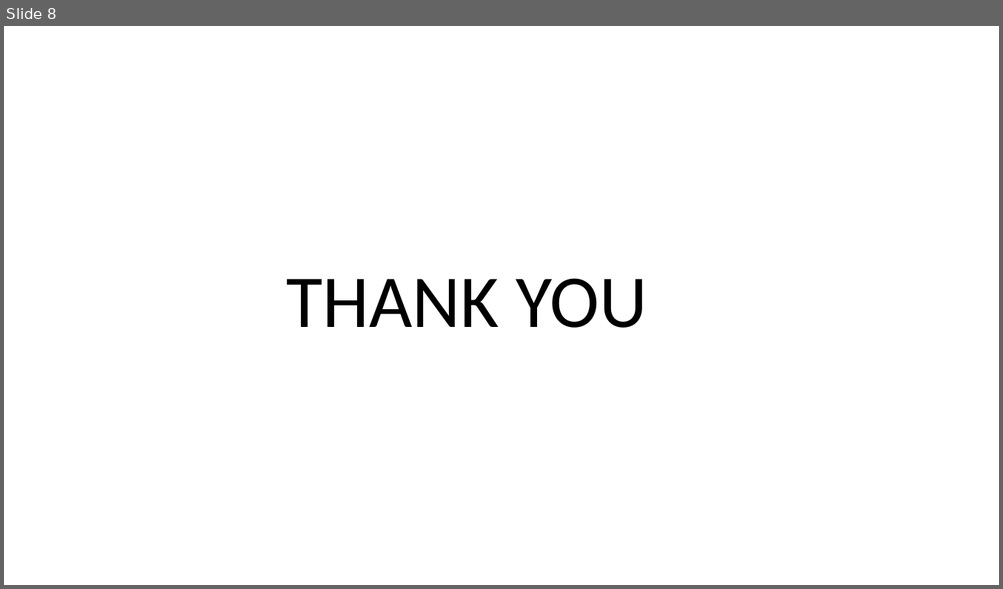
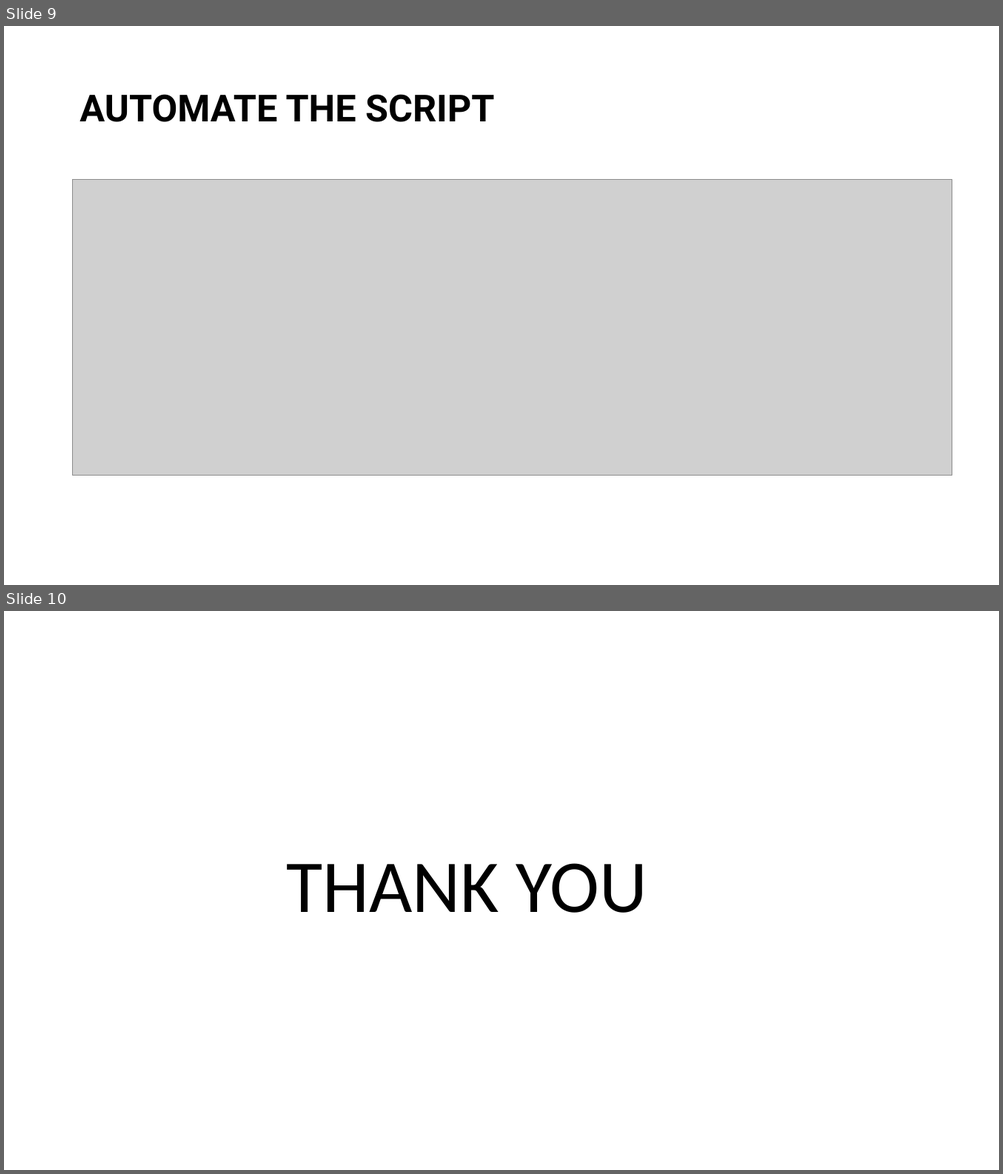
Before and after one commit to Apekshaa2908/Dynamic-Data-Ingestion-and-Storage-in-HDFS-with-Automated-Hive-Integration, a slide deck: Dynamic Data Ingestion and Storage in HDFS.pptx. Shown one above the other, each under a label of ours: slide 8 before the commit, slides 9 and 10 after it. The pictures are 1003x589 and 1003x1174 pixels, drawn with LibreOffice and Linux fonts; fonts in the diff are those of the drawing; grey boxes stand for pictures. Boxes give left, top, right and bottom in pixels: in the first picture for what was removed or moved away, otherwise in the second. Text is boxed around its words. In the diff, an @@ line names an element or a change of style, - is before the commit and + after.

```diff
--- a/Dynamic Data Ingestion and Storage in HDFS.pptx
+++ b/Dynamic Data Ingestion and Storage in HDFS.pptx
@@ slide 9 added at (x1=4, y1=26, x2=999, y2=585), background #FFFFFF @@
@@ title added at (x1=79, y1=94, x2=494, y2=122), 36 pt, text #000000, bold @@
+AUTOMATE THE SCRIPT
@@ picture added at (x1=73, y1=180, x2=952, y2=475) @@
@@ what was slide 8 is now slide 10 @@
```
Also in this commit, not shown: 1 slide changed, 1 other slide added.
